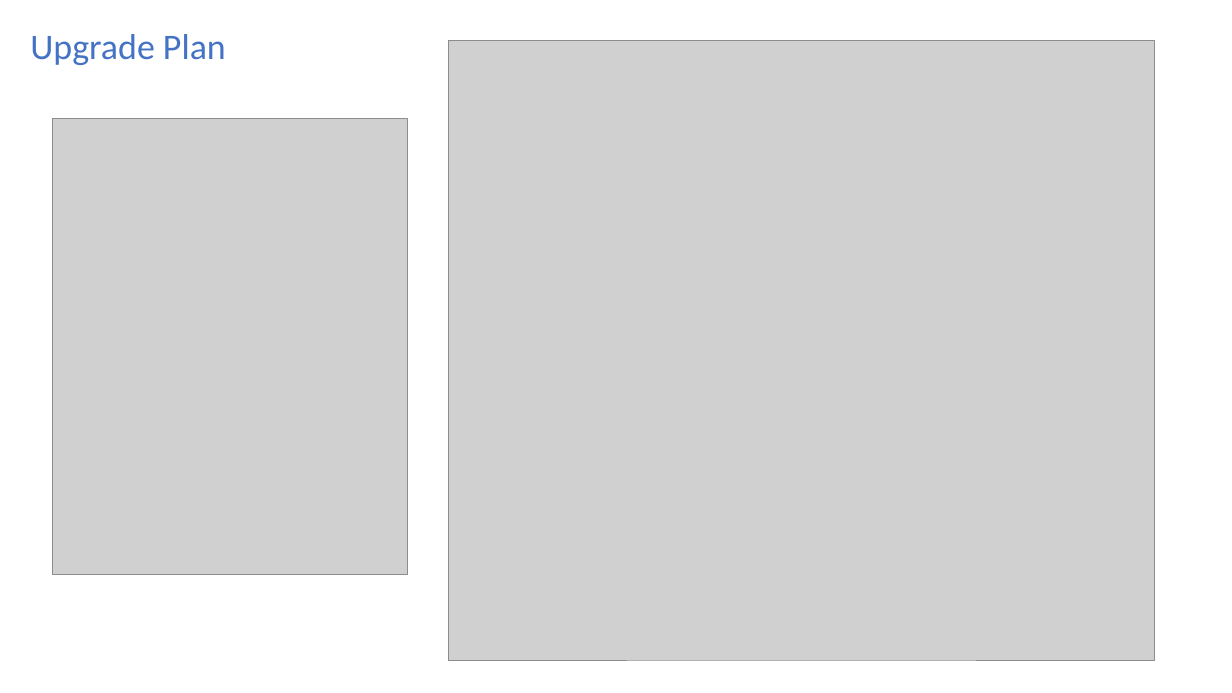
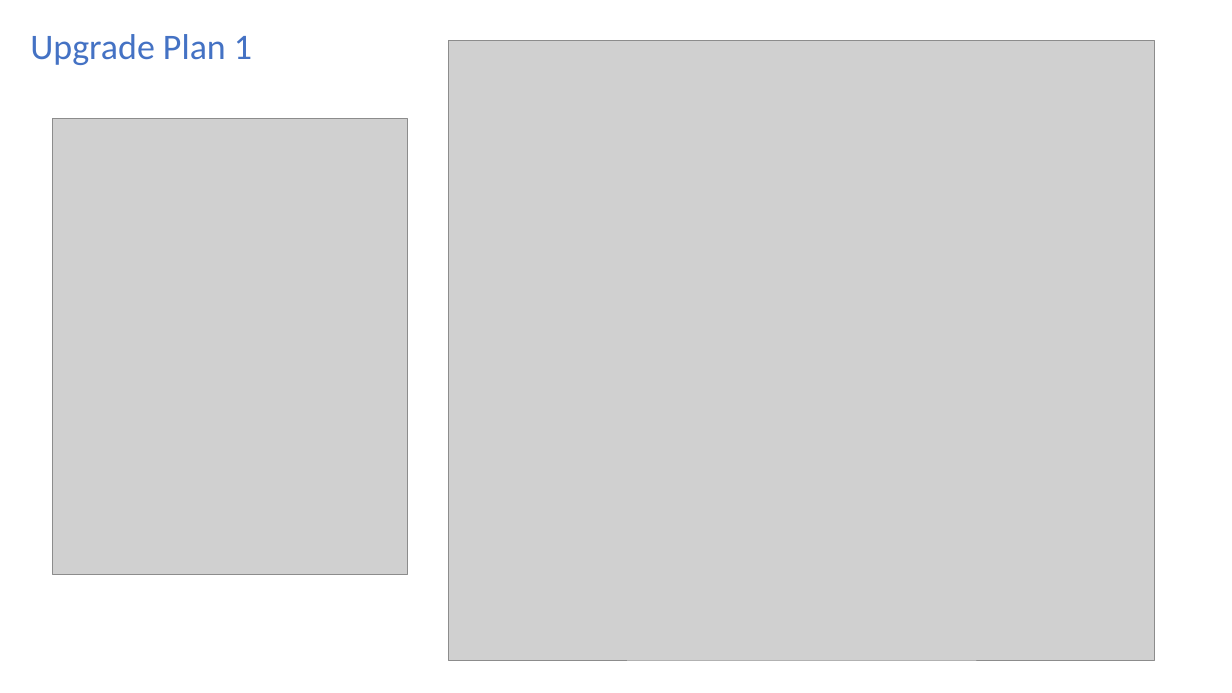
Before and after one commit to fhmib/ONMON32, a slide deck: slide 6 of doc/MON32_fw_design.pptx. Drawn at 1232x693 pixels with LibreOffice and Linux fonts; fonts in the diff are those of the drawing; grey boxes stand for pictures. Boxes give left, top, right and bottom in pixels: in the first picture for what was removed or moved away, otherwise in the second. Text is boxed around its words. In the diff, an @@ line names an element or a change of style, - is before the commit and + after.

```diff
--- a/doc/MON32_fw_design.pptx
+++ b/doc/MON32_fw_design.pptx
@@ text at box(30, 34, 252, 65): text changed @@
-Upgrade Plan
+Upgrade Plan 1
```
Also in this commit, not shown: 46 other files.
